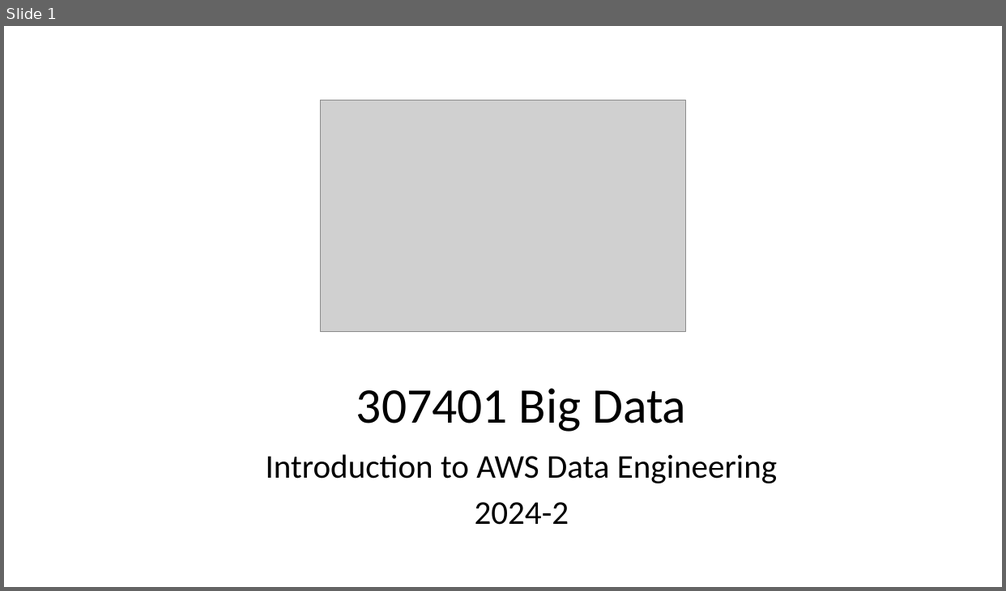
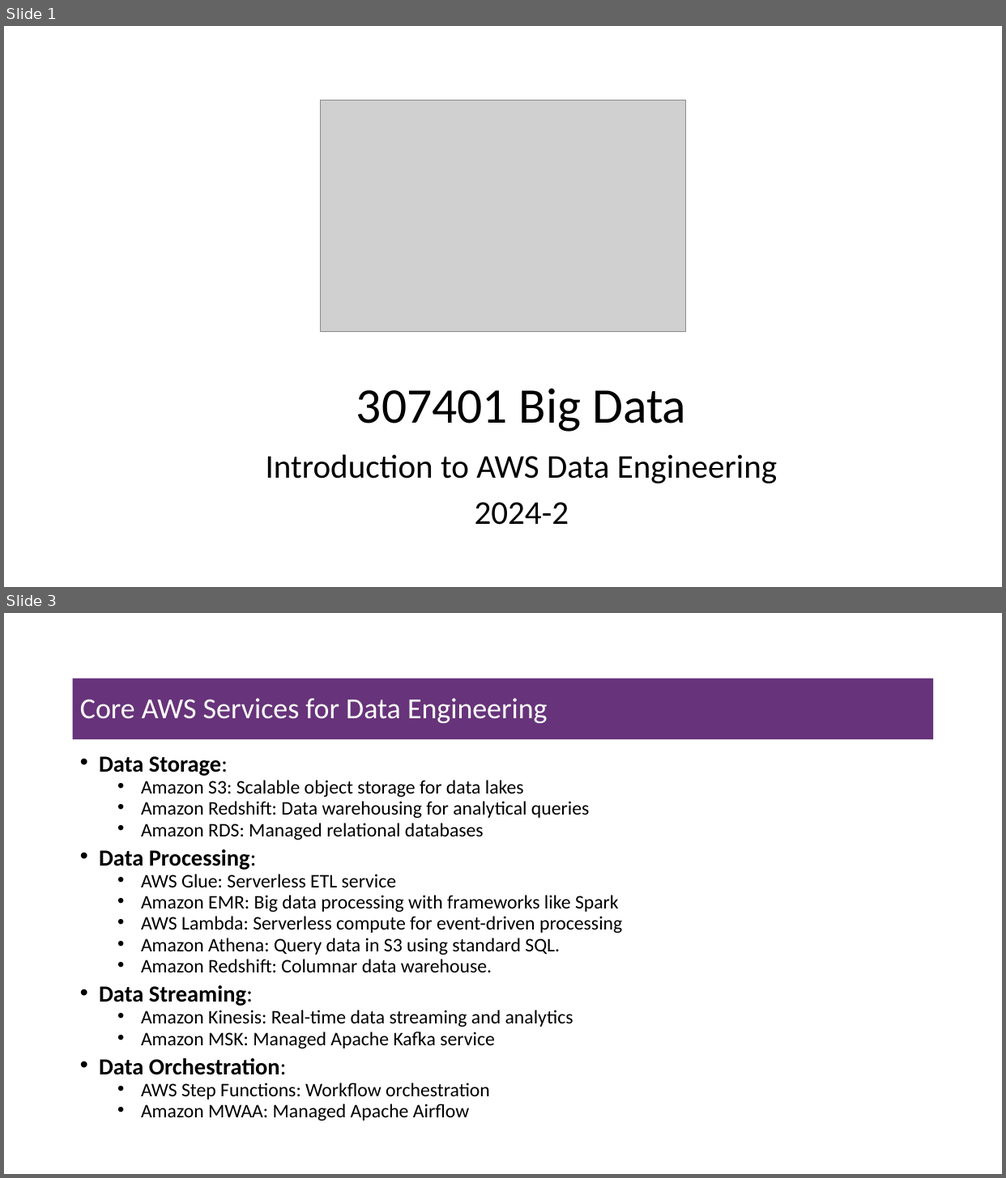
Before and after one commit to msfasha/307401-Big-Data, a slide deck: lecture_notes/section_3_introduction_to_amazon_aws/3-2-Introduction to AWS Data Engineering.pptx. Shown one above the other, each under a label of ours: slide 1 before the commit, slides 1 and 3 after it; the slides between them are not shown. The pictures are 1006x591 and 1006x1178 pixels, drawn with LibreOffice and Linux fonts; fonts in the diff are those of the drawing; grey boxes stand for pictures; background and template pictures are left out. Boxes give left, top, right and bottom in pixels: in the first picture for what was removed or moved away, otherwise in the second. Text is boxed around its words. In the diff, an @@ line names an element or a change of style, - is before the commit and + after.

Commit message:
work on amazon aws engineering

```diff
--- a/lecture_notes/section_3_introduction_to_amazon_aws/3-2-Introduction to AWS Data Engineering.pptx
+++ b/lecture_notes/section_3_introduction_to_amazon_aws/3-2-Introduction to AWS Data Engineering.pptx
@@ slide 3 added at (4, 613, 1002, 1174), background #FFFFFF @@
@@ title added at (73, 678, 934, 739), fill #67337A, 28 pt, text #FFFFFF @@
+Core AWS Services for Data Engineering
@@ text added at (99, 756, 622, 1121), 18.5 pt, text #000000 @@
+• Data Storage:
+  • Amazon S3: Scalable object storage for data lakes
+  • Amazon Redshift: Data warehousing for analytical queries
+  • Amazon RDS: Managed relational databases
+• Data Processing:
+  • AWS Glue: Serverless ETL service
+  • Amazon EMR: Big data processing with frameworks like Spark
+  • AWS Lambda: Serverless compute for event-driven processing
+  • Amazon Athena: Query data in S3 using standard SQL.
+  • Amazon Redshift: Columnar data warehouse.
+• Data Streaming:
+  • Amazon Kinesis: Real-time data streaming and analytics
+  • Amazon MSK: Managed Apache Kafka service
+• Data Orchestration:
+  • AWS Step Functions: Workflow orchestration
+  • Amazon MWAA: Managed Apache Airflow
```
Also in this commit, not shown: 13 slides changed, 57 other slides added, 40 slides removed, 19 other files.
